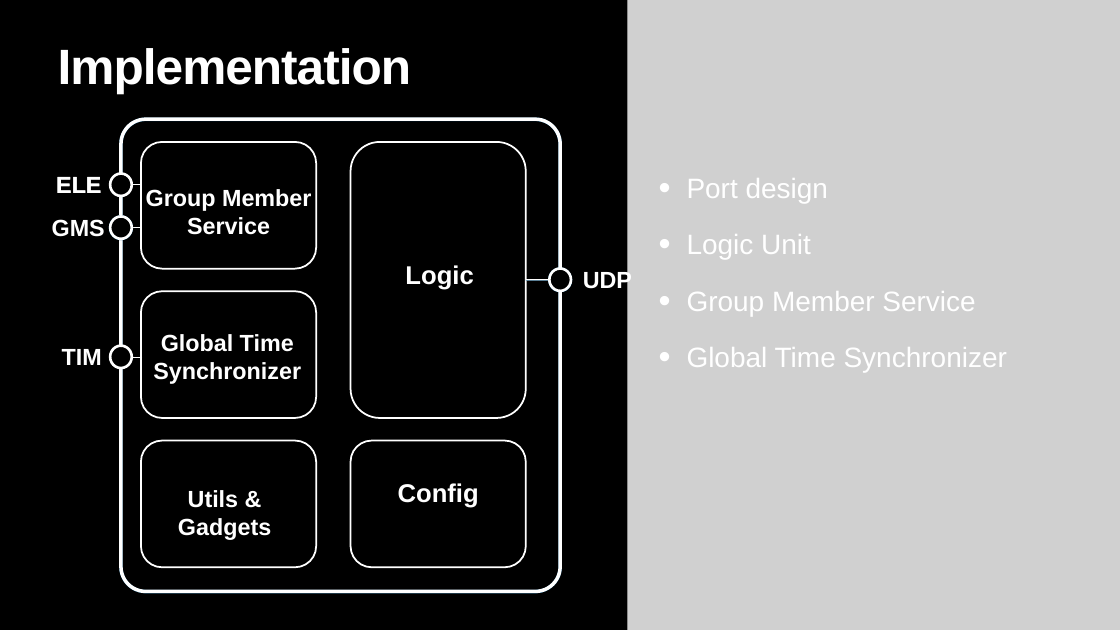
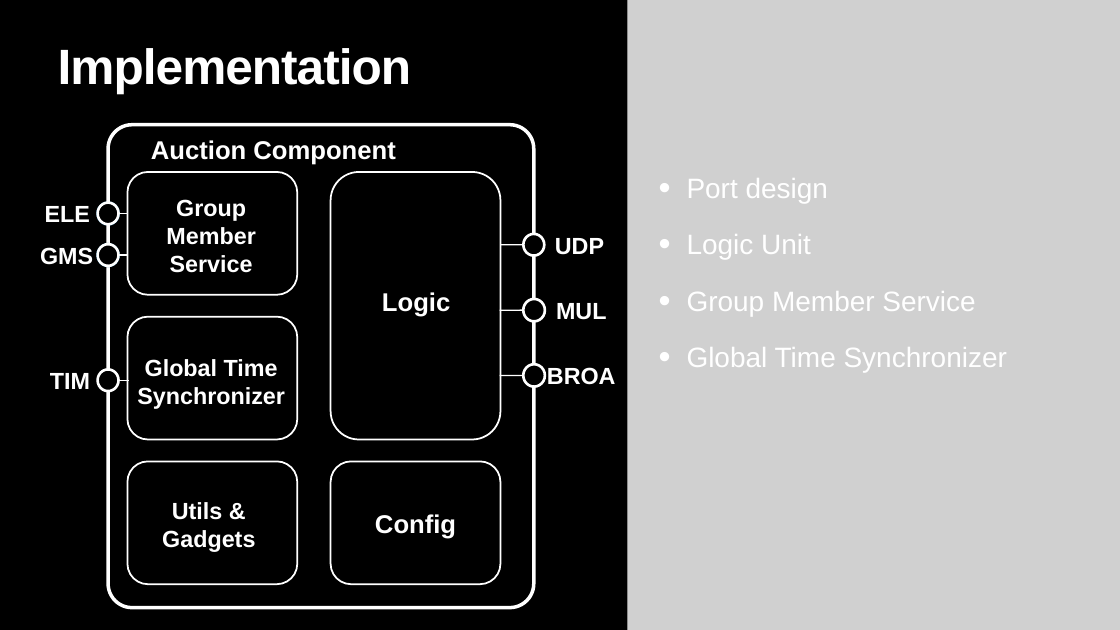
Before and after one commit to Lukasye/ds_project_ws2223_group3, a slide deck: slide 4 of Fina lReport/auction_pres.pptx. Drawn at 1120x630 pixels with LibreOffice and Linux fonts; fonts in the diff are those of the drawing; grey boxes stand for pictures. Boxes give left, top, right and bottom in pixels: in the first picture for what was removed or moved away, otherwise in the second. Text is boxed around its words. In the diff, an @@ line names an element or a change of style, - is before the commit and + after.

```diff
--- a/Fina lReport/auction_pres.pptx
+++ b/Fina lReport/auction_pres.pptx
@@ rounded rectangle removed at [121,119,560,591] @@
@@ rounded rectangle: place and size @@
-rounded rectangle at [121,119,560,591]
+rounded rectangle at [108,125,534,608]
@@ text added at [151,140,395,165], 44 pt, text #FFFFFF, bold @@
+Auction Component
@@ text removed at [56,177,101,193] @@
-ELE
@@ rounded rectangle: place and size @@
-rounded rectangle at [141,142,316,269]
+rounded rectangle at [127,172,297,294]
@@ rounded rectangle: place and size @@
-rounded rectangle at [351,142,526,418]
+rounded rectangle at [330,172,500,439]
@@ text "ELE" rewrapped from [28,168,130,200] to [45,206,90,222] @@
@@ ellipse added at [97,203,118,225], fill #000000, outline #00578A 4.5 pt @@
@@ text "Group Member Service" rewrapped from [146,189,311,235] to [166,199,255,273] @@
@@ text "GMS": place and size @@
-text "GMS" at [52,219,105,237]
+text "GMS" at [40,247,93,265]
@@ 2 ellipses, 2 lines: place and size @@
-2 ellipses, 2 lines at [110,173,141,239]
+2 ellipses, 2 lines at [97,202,127,266]
@@ 2 ellipses, 2 lines: place and size @@
-2 ellipses, 2 lines at [110,217,142,368]
+2 ellipses, 2 lines at [97,244,129,391]
@@ 1 text, 1 ellipse, 1 line: place and size @@
-1 text, 1 ellipse, 1 line at [526,268,632,294]
+1 text, 1 ellipse, 1 line at [501,234,604,256]
@@ text "Logic": place and size @@
-text "Logic" at [405,265,473,290]
+text "Logic" at [382,292,450,317]
@@ ellipse: place and size @@
-ellipse at [549,269,571,291]
+ellipse at [523,299,545,321]
@@ ellipse at [523,299,545,321]: outline #00578A 4.5 pt to #FFFFFF 4.5 pt @@
@@ rounded rectangle: place and size @@
-rounded rectangle at [141,291,316,418]
+rounded rectangle at [127,317,297,439]
@@ line moved from (549, 280) - (526, 280) to (523, 310) - (500, 310) @@
@@ line (523, 310) - (500, 310): stroke #00598B 2.25 pt to #FFFFFF 2.25 pt @@
@@ text added at [556,303,606,320], 40 pt, text #FFFFFF, bold @@
+MUL
@@ text "Global Time Synchronizer": place and size @@
-text "Global Time Synchronizer" at [153,334,301,384]
+text "Global Time Synchronizer" at [137,359,285,409]
@@ text "TIM": place and size @@
-text "TIM" at [62,349,102,365]
+text "TIM" at [50,373,90,389]
@@ line added from (523, 375) to (500, 375), #FFFFFF 2.25 pt @@
@@ ellipse added at [523,364,545,386], fill #000000, outline #FFFFFF 4.5 pt @@
@@ text added at [547,367,616,385], 40 pt, text #FFFFFF, bold @@
+BROA
@@ rounded rectangle: place and size @@
-rounded rectangle at [141,441,316,567]
+rounded rectangle at [127,462,297,584]
@@ rounded rectangle: place and size @@
-rounded rectangle at [351,441,526,567]
+rounded rectangle at [330,462,500,584]
@@ text "Utils & Gadgets": place and size @@
-text "Utils & Gadgets" at [178,490,271,540]
+text "Utils & Gadgets" at [162,502,255,552]
@@ text "Config": place and size @@
-text "Config" at [398,483,479,508]
+text "Config" at [375,514,456,539]
```
Also in this commit, not shown: 1 other slide changed, 16 other files.
